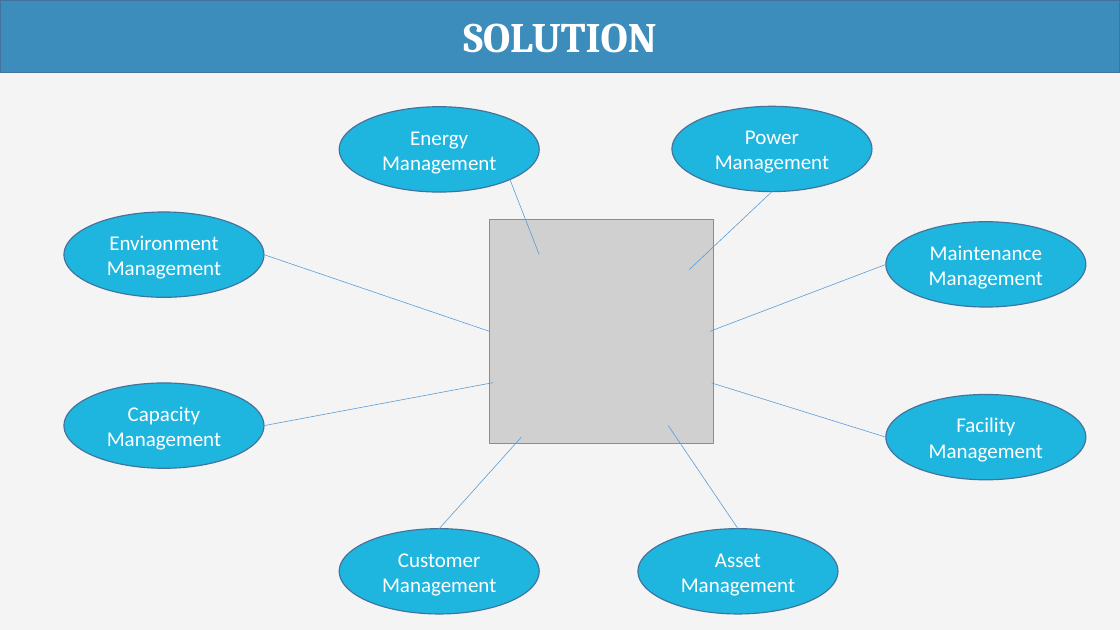
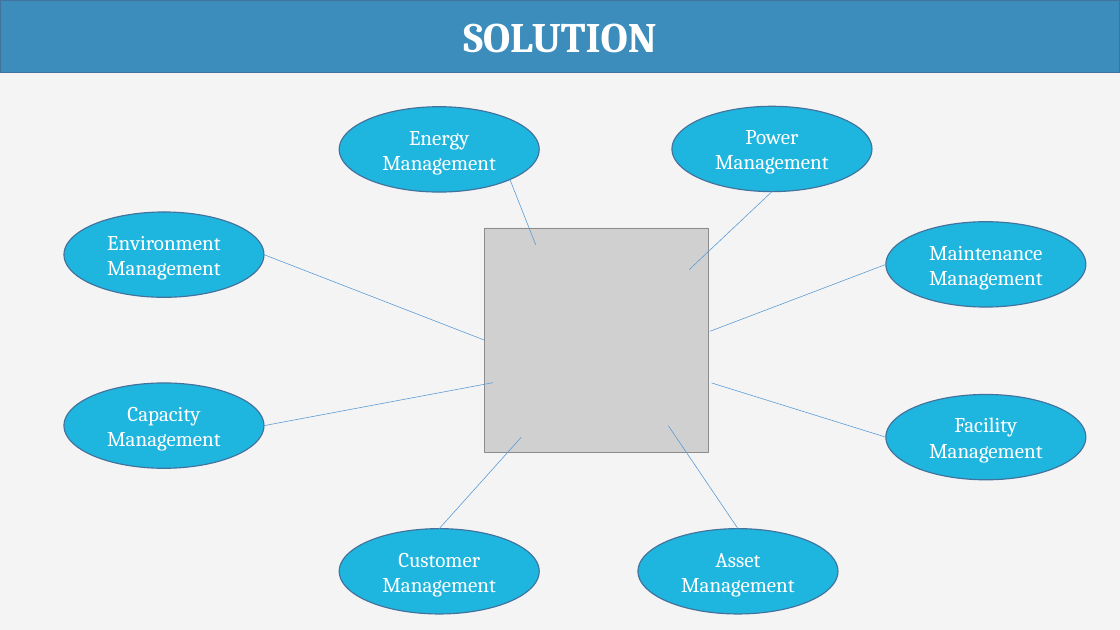
Before and after one commit to haltt051093/IMS-datacenter, a slide deck: slide 5 of Document/Presentation/IMS_20160407_Presentation.pptx. Drawn at 1120x630 pixels with LibreOffice and Linux fonts; fonts in the diff are those of the drawing; grey boxes stand for pictures. Boxes give left, top, right and bottom in pixels: in the first picture for what was removed or moved away, otherwise in the second. Text is boxed around its words. In the diff, an @@ line names an element or a change of style, - is before the commit and + after.

```diff
--- a/Document/Presentation/IMS_20160407_Presentation.pptx
+++ b/Document/Presentation/IMS_20160407_Presentation.pptx
@@ line moved from (510, 180) - (539, 255) to (510, 180) - (536, 245) @@
@@ picture: place and size @@
-picture at [490,219,714,444]
+picture at [484,228,708,452]
@@ line moved from (264, 255) - (490, 331) to (264, 255) - (484, 340) @@
@@ font Calibri to Cambria in 8 elements at [672,107,872,192], [886,222,1086,308], [886,395,1086,481], [339,107,539,192], [64,212,264,297], [339,528,539,614], [64,383,264,469], [639,528,839,614] @@
```
Also in this commit, not shown: 9 other slides changed, 3 slides added, 2 other files.
